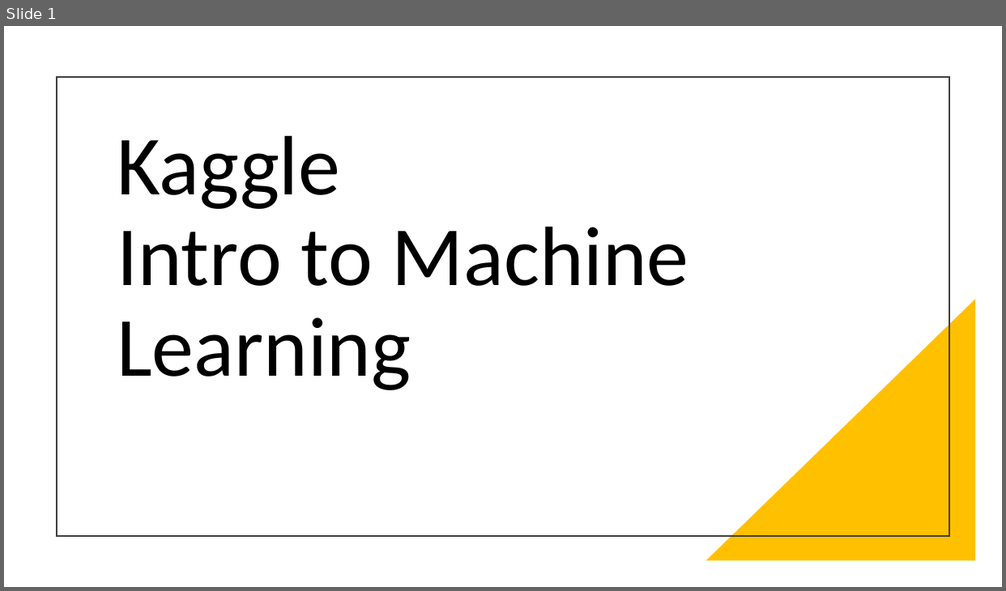
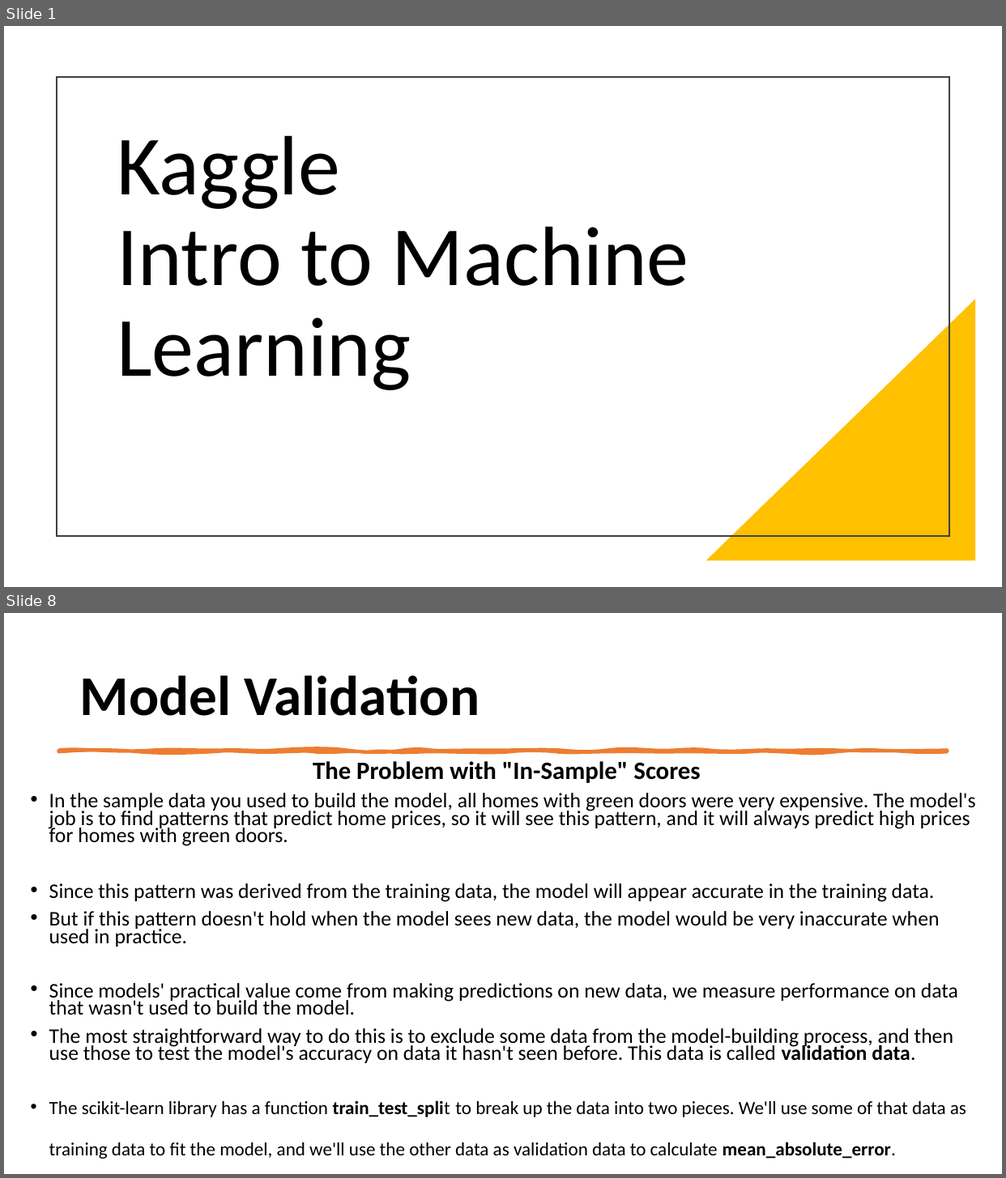
Before and after one commit to RATHOD-SHUBHAM/Kaggle-Course, a slide deck: Kaggle - Into to ML.pptx. Shown one above the other, each under a label of ours: slide 1 before the commit, slides 1 and 8 after it; the slides between them are not shown. The pictures are 1006x591 and 1006x1178 pixels, drawn with LibreOffice and Linux fonts; fonts in the diff are those of the drawing. Boxes give left, top, right and bottom in pixels: in the first picture for what was removed or moved away, otherwise in the second. Text is boxed around its words. In the diff, an @@ line names an element or a change of style, - is before the commit and + after.

Commit message:
Model Validation done

```diff
--- a/Kaggle - Into to ML.pptx
+++ b/Kaggle - Into to ML.pptx
@@ slide 8 added at bbox=[4, 613, 1002, 1174], background #FFFFFF @@
@@ title added at bbox=[80, 675, 479, 716], 54 pt, text #000000, bold @@
+Model Validation
@@ freeform shape added at bbox=[58, 750, 948, 752], fill #ED7D31, outline #ED7D31 3.25 pt @@
@@ text added at bbox=[49, 761, 976, 1159], 20 pt, text #000000 @@
+The Problem with "In-Sample" Scores
+• In the sample data you used to build the model, all homes with green doors were very expensive. The model's job is to find patterns that predict home prices, so it will see this pattern, and it will always predict high prices for homes with green doors.
+• Since this pattern was derived from the training data, the model will appear accurate in the training data.
+• But if this pattern doesn't hold when the model sees new data, the model would be very inaccurate when used in practice.
+• Since models' practical value come from making predictions on new data, we measure performance on data that wasn't used to build the model.
+• The most straightforward way to do this is to exclude some data from the model-building process, and then use those to test the model's accuracy on data it hasn't seen before. This data is called validation data.
+• The scikit-learn library has a function train_test_split to break up the data into two pieces. We'll use some of that data as training data to fit the model, and we'll use the other data as validation data to calculate mean_absolute_error.
```
Also in this commit, not shown: 4 slides changed, 2 other slides added, 5 other files.
